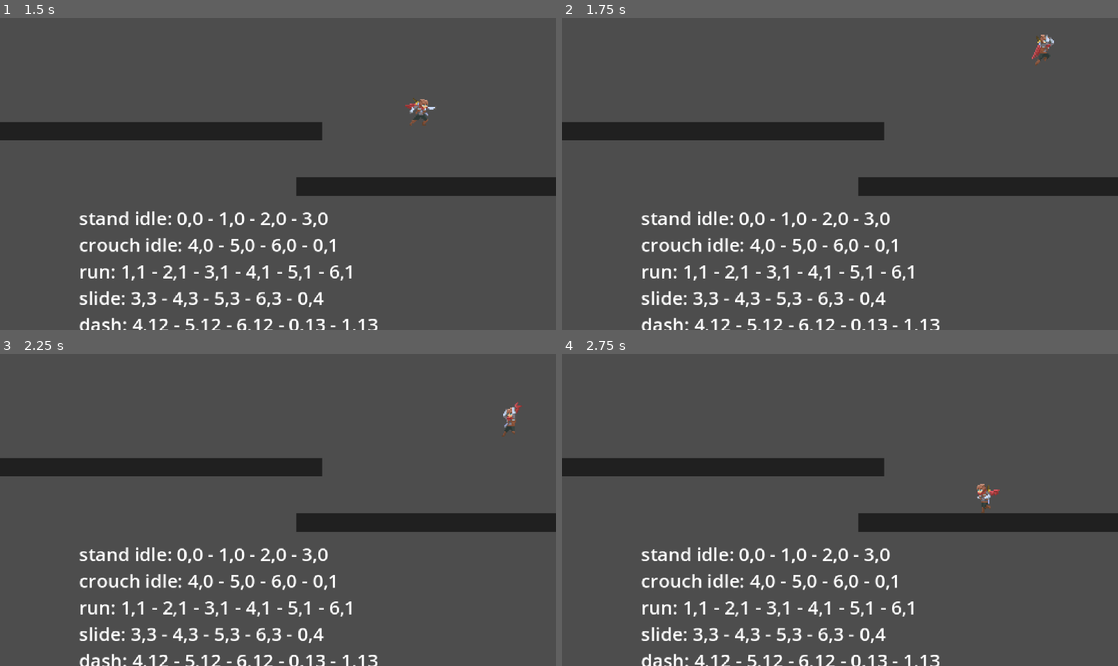
Above: before the commit, frames 1-4 (two rows, left to right).
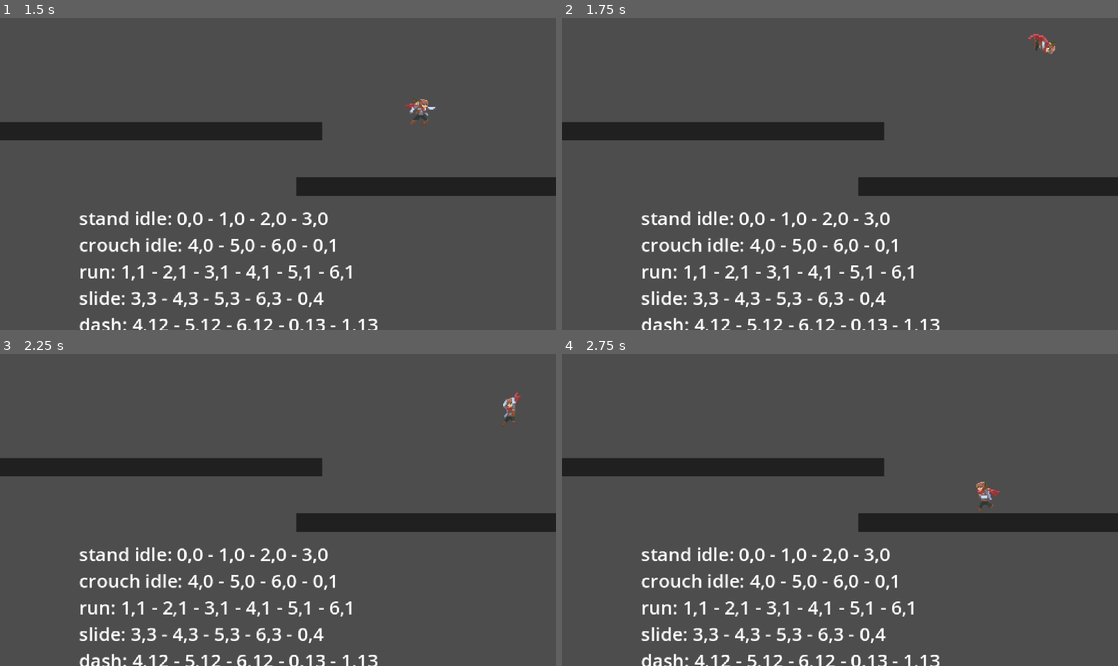
Above: after the commit, the same moments.

Repository: snowbillr/ninja-game
Game: Godot game, scene res://main.tscn
Same seed, same stepped clock (60 frames per second), same inputs: the game is played once before the commit and once after it.
Inputs:
- Up to frame 1 (1.5 s): hold Up (jump) 0.53-1.28 s; hold Right (move_right) from 0.53 s (still down); tap Shift (dash) at 1.35 s
- Up to frame 2 (1.75 s): keep holding Right (move_right); tap Up (jump) at 1.52, 1.55 s
- Up to frame 3 (2.25 s): tap Up (jump) at 1.82 s; release Right (move_right) at 2.03 s; hold Left (move_left) from 2.03 s (still down); hold Up (jump) from 2.03 s (still down)
- Up to frame 4 (2.75 s): keep holding Left (move_left); keep holding Up (jump)

Frame 1 is identical in both runs. In frame 2, 0.2% of the frame differs, in the area x 83-89%, y 5-16%; in frame 3, 0.2%; in frame 4, 0.2%.

Commit message:
double jump

Diff:
--- a/main.tscn
+++ b/main.tscn
@@ -124,10 +124,29 @@
 "values": [Vector2i(1, 1), Vector2i(2, 1), Vector2i(3, 1), Vector2i(4, 1), Vector2i(5, 1), Vector2i(6, 1)]
 }
 
+[sub_resource type="Animation" id="Animation_4c57u"]
+resource_name = "double_jump"
+length = 0.4
+loop_mode = 1
+step = 0.1
+tracks/0/type = "value"
+tracks/0/imported = false
+tracks/0/enabled = true
+tracks/0/path = NodePath("Sprite2D:frame_coords")
+tracks/0/interp = 1
+tracks/0/loop_wrap = true
+tracks/0/keys = {
+"times": PackedFloat32Array(0, 0.1, 0.2, 0.3),
+"transitions": PackedFloat32Array(1, 1, 1, 1),
+"update": 1,
+"values": [Vector2i(4, 2), Vector2i(5, 2), Vector2i(6, 2), Vector2i(0, 3)]
+}
+
 [sub_resource type="AnimationLibrary" id="AnimationLibrary_1bvp3"]
 _data = {
 &"RESET": SubResource("Animation_h2yge"),
 &"dash": SubResource("Animation_272bh"),
+&"double_jump": SubResource("Animation_4c57u"),
 &"fall": SubResource("Animation_7mycd"),
 &"idle": SubResource("Animation_0xm2m"),
 &"jump": SubResource("Animation_lquwl"),
--- a/scenes/player/states/air.gd
+++ b/scenes/player/states/air.gd
@@ -1,15 +1,29 @@
 extends PlayerState
 
 var do_jump := false
+var remaining_movements := {
+	"jumps": 0
+}
 
 func _enter(args: Dictionary) -> void:
-	if args.has("do_jump"):
-		do_jump = args.do_jump
+	do_jump = args.has("do_jump") and args.do_jump
+
+	if do_jump:
+		self.player.animation_player.play("jump")
+	else:
+		self.player.animation_player.play("fall")
+
+	remaining_movements.jumps = 1
+
+func _unhandled_input(event: InputEvent) -> void:
+	if event.is_action_pressed("jump"):
+		if remaining_movements.jumps > 0:
+			remaining_movements.jumps -= 1
+			self.player.velocity.y = -self.player.player_stats.jump_force
+			self.player.animation_player.play("double_jump")
 
 func _physics_process(_delta: float) -> void:
-	if self.player.velocity.y < 0:
-		self.player.animation_player.play("jump")
-	else:
+	if self.player.velocity.y > 0:
 		self.player.animation_player.play("fall")
 
 	var x_input = Input.get_axis("move_left", "move_right")
Not shown: 1 places in main.tscn that only renumber resources
